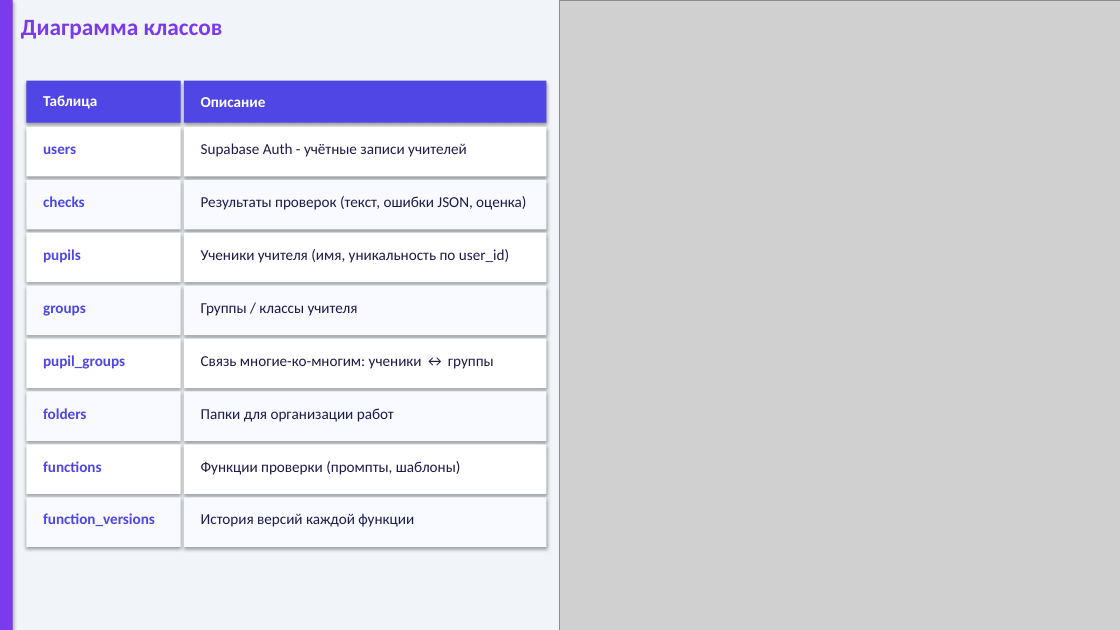
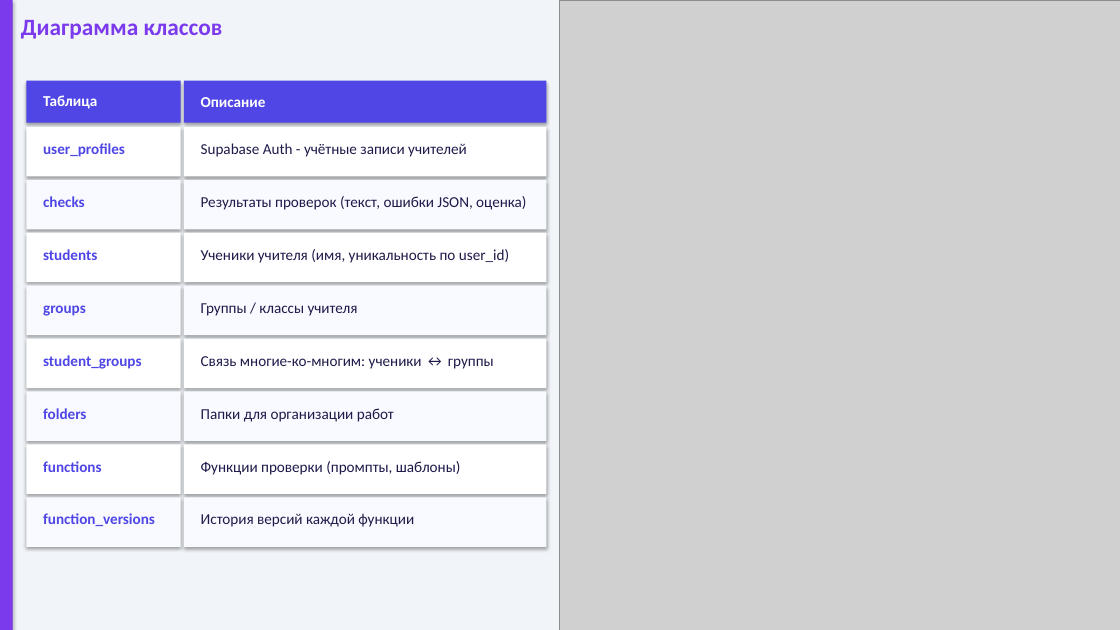
Before and after one commit to KatyaDolgova/russian-handwriting-checker, a slide deck: slide 16 of russian-handwriting-checker-new/RusYazyk_AI_v2.pptx. Drawn at 1120x630 pixels with LibreOffice and Linux fonts; fonts in the diff are those of the drawing; grey boxes stand for pictures. Boxes give left, top, right and bottom in pixels: in the first picture for what was removed or moved away, otherwise in the second. Text is boxed around its words. In the diff, an @@ line names an element or a change of style, - is before the commit and + after.

```diff
--- a/russian-handwriting-checker-new/RusYazyk_AI_v2.pptx
+++ b/russian-handwriting-checker-new/RusYazyk_AI_v2.pptx
@@ text at [43, 143, 125, 157]: text changed @@
-users
+user_profiles
@@ text at [43, 249, 97, 260]: text changed @@
-pupils
+students
@@ text at [43, 355, 141, 369]: text changed @@
-pupil_groups
+student_groups
```
Also in this commit, not shown: 8 other slides changed, 38 other files.
